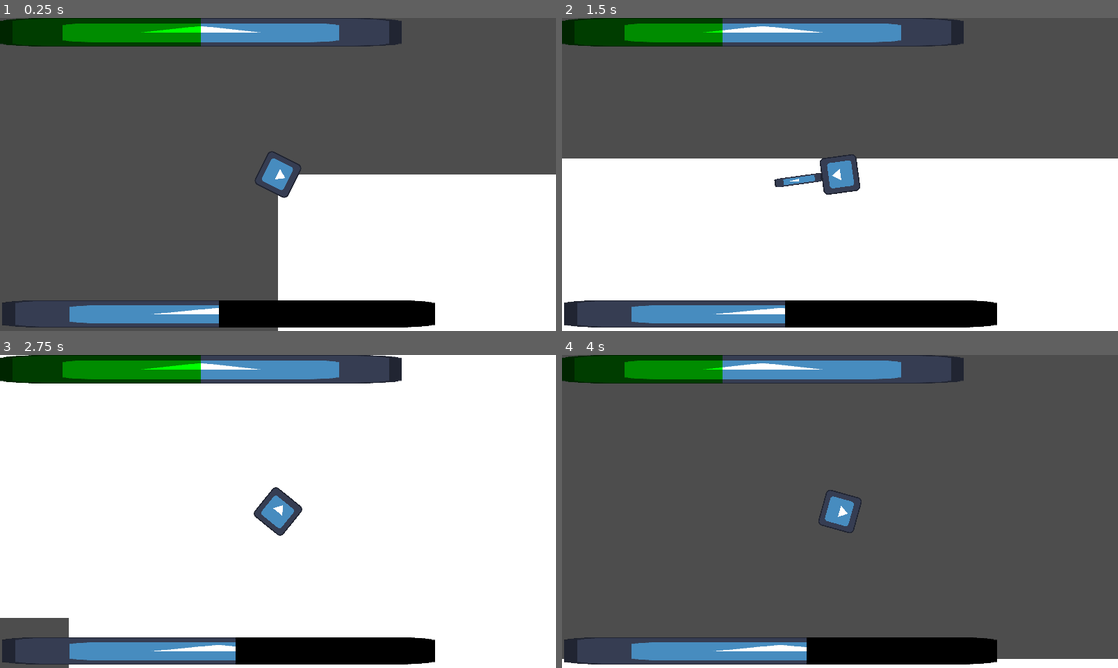
Above: before the commit, frames 1-4 (two rows, left to right).
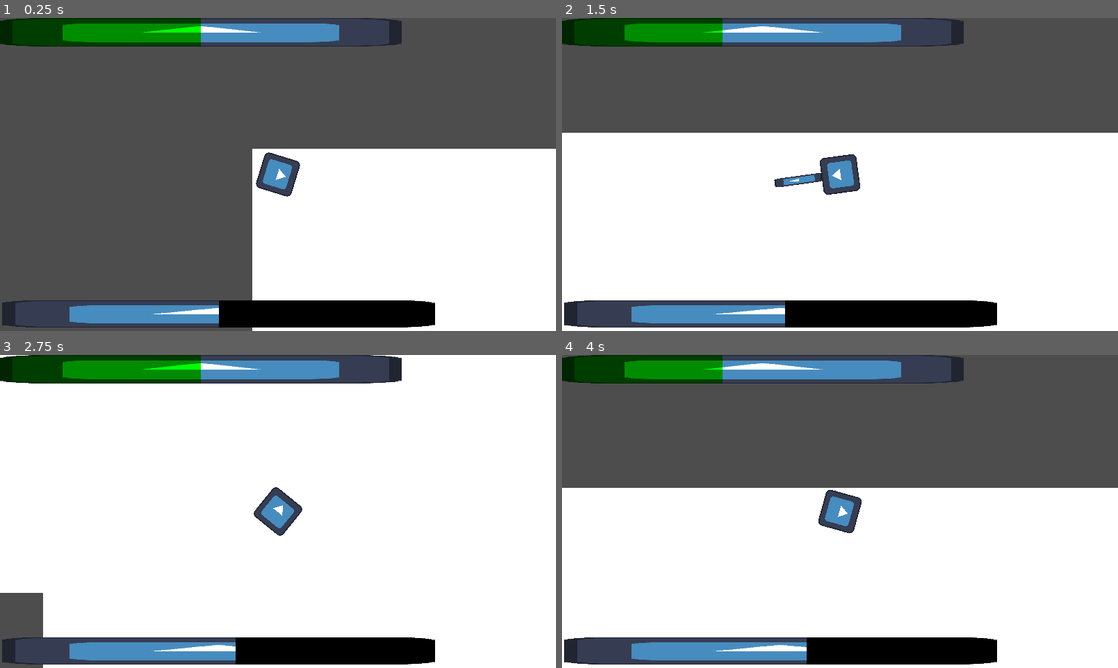
Above: after the commit, the same moments.

Repository: bigmonmulgrew/GodotJam70
Game: Godot game, scene res://Levels/DELETEMETEST.tscn
Same seed, same stepped clock (60 frames per second), same inputs: the game is played once before the commit and once after it. The engine's default icon, where the game draws it, is replaced by a stand-in: a white triangle on a blue panel in a dark square.
Inputs (mouse positions are in pixels of both pictures, inside the frame that each line leads up to):
- Up to frame 1 (0.25 s): no input
- Up to frame 2 (1.5 s): tap Enter at 0.5 s; move the mouse to (962, 158) at 0.52 s; hold D (move_right) 0.53-1.28 s; tap Shift (defensive_action) at 0.6 s; move the mouse to (728, 190) at 1.27 s; hold S (move_down) from 1.28 s (still down); click (728, 190) at 1.35 s
- Up to frame 3 (2.75 s): move the mouse to (333, 442) at 2.02 s; release S (move_down) at 2.03 s; hold D (move_right) from 2.03 s (still down); right-click (333, 442) at 2.1 s
- Up to frame 4 (4 s): move the mouse to (812, 574) at 2.77 s; release D (move_right) at 2.78 s; hold W (move_up) 2.78-3.53 s; tap Shift (defensive_action) at 2.85 s; move the mouse to (1006, 558) at 3.52 s; hold A (move_left) from 3.53 s (still down); click (1006, 558) at 3.6 s

The runs differ from the first frame. In frame 1, 6.0% of the frame differs, in the area x 45-100%, y 41-100%; in frame 2, 8.2%; in frame 3, 1.0%; in frame 4, 49%, in the area x 0-100%, y 42-98%.

Commit message:
Damage Element and Static Damage Element complete
Worked on bounce behaviour as a group, changed from adding velocity to setting velocity.

Added bounce_force as export variable, as this is the set velocity.

If vector is zero (edge case), it gets difference in locations to find direction.

Also changed layers for walls to make sure the player collides with them.

Diff:
--- a/Scenes/Components/static_damage_element.tscn
+++ b/Scenes/Components/static_damage_element.tscn
@@ -4,7 +4,7 @@
 [ext_resource type="Script" path="res://Scripts/Components/static_damage_element.gd" id="1_tsi31"]
 
 [sub_resource type="RectangleShape2D" id="RectangleShape2D_8fkes"]
-size = Vector2(24, 16)
+size = Vector2(126, 126)
 
 [sub_resource type="RectangleShape2D" id="RectangleShape2D_wcaj7"]
 size = Vector2(128, 128)
@@ -27,3 +27,4 @@
 shape = SubResource("RectangleShape2D_wcaj7")
 
 [connection signal="body_entered" from="Area2D" to="." method="_on_body_entered"]
+[connection signal="body_exited" from="Area2D" to="." method="_on_body_exited"]
--- a/Scenes/empty_arena.tscn
+++ b/Scenes/empty_arena.tscn
@@ -43,6 +43,7 @@
 [node name="Walls" type="Node" parent="."]
 
 [node name="Wall" type="StaticBody2D" parent="Walls"]
+collision_layer = 4
 
 [node name="CollisionShape2D" type="CollisionShape2D" parent="Walls/Wall"]
 position = Vector2(-20, 96)
@@ -50,6 +51,7 @@
 
 [node name="Wall2" type="StaticBody2D" parent="Walls"]
 position = Vector2(0, 456)
+collision_layer = 4
 
 [node name="CollisionShape2D" type="CollisionShape2D" parent="Walls/Wall2"]
 position = Vector2(-20, 92)
@@ -57,6 +59,7 @@
 
 [node name="Wall3" type="StaticBody2D" parent="Walls"]
 position = Vector2(1192, 456)
+collision_layer = 4
 
 [node name="CollisionShape2D" type="CollisionShape2D" parent="Walls/Wall3"]
 position = Vector2(-20, 92)
@@ -64,6 +67,7 @@
 
 [node name="Wall4" type="StaticBody2D" parent="Walls"]
 position = Vector2(1192, 0)
+collision_layer = 4
 
 [node name="CollisionShape2D" type="CollisionShape2D" parent="Walls/Wall4"]
 position = Vector2(-20, 96)
@@ -72,6 +76,7 @@
 [node name="Wall5" type="StaticBody2D" parent="Walls"]
 position = Vector2(192, 0)
 rotation = 1.5708
+collision_layer = 4
 
 [node name="CollisionShape2D" type="CollisionShape2D" parent="Walls/Wall5"]
 position = Vector2(-20.5, -386)
@@ -79,6 +84,7 @@
 
 [node name="Wall6" type="StaticBody2D" parent="Walls"]
 position = Vector2(1000, 200)
+collision_layer = 4
 
 [node name="CollisionShape2D" type="CollisionShape2D" parent="Walls/Wall6"]
 position = Vector2(-20, 120)
@@ -87,6 +93,7 @@
 [node name="Wall7" type="StaticBody2D" parent="Walls"]
 position = Vector2(192, 688)
 rotation = 1.5708
+collision_layer = 4
 
 [node name="CollisionShape2D" type="CollisionShape2D" parent="Walls/Wall7"]
 position = Vector2(-19, -384)
@@ -94,6 +101,7 @@
 
 [node name="Wall8" type="StaticBody2D" parent="Walls"]
 position = Vector2(192, 200)
+collision_layer = 4
 
 [node name="CollisionShape2D" type="CollisionShape2D" parent="Walls/Wall8"]
 position = Vector2(-20, 143)
@@ -102,6 +110,7 @@
 [node name="Wall9" type="StaticBody2D" parent="Walls"]
 position = Vector2(96, 216)
 rotation = 1.5708
+collision_layer = 4
 
 [node name="CollisionShape2D" type="CollisionShape2D" parent="Walls/Wall9"]
 position = Vector2(-0.5625, 0)
@@ -110,6 +119,7 @@
 [node name="Wall10" type="StaticBody2D" parent="Walls"]
 position = Vector2(1056, 216)
 rotation = 1.5708
+collision_layer = 4
 
 [node name="CollisionShape2D" type="CollisionShape2D" parent="Walls/Wall10"]
 position = Vector2(-0.5625, 0)
@@ -118,6 +128,7 @@
 [node name="Wall11" type="StaticBody2D" parent="Walls"]
 position = Vector2(1064, 424)
 rotation = 1.5708
+collision_layer = 4
 
 [node name="CollisionShape2D" type="CollisionShape2D" parent="Walls/Wall11"]
 position = Vector2(0.9375, -16)
@@ -126,6 +137,7 @@
 [node name="Wall12" type="StaticBody2D" parent="Walls"]
 position = Vector2(64, 424)
 rotation = 1.5708
+collision_layer = 4
 
 [node name="CollisionShape2D" type="CollisionShape2D" parent="Walls/Wall12"]
 position = Vector2(1.125, 7.99999)
--- a/Scripts/Components/static_damage_element.gd
+++ b/Scripts/Components/static_damage_element.gd
@@ -1,6 +1,7 @@
 extends StaticBody2D
 
 @export var damage_amount: int = 2
+@export var bounce_force: float = 1000
 @onready var health_component
 
 # Called when the node enters the scene tree for the first time.
@@ -17,10 +18,9 @@
 	health_component = body.get_node("HealthComponent")
 	health_component.remove_health(damage_amount)
 	var direction = body.velocity.normalized()
-	print(str(direction * -1))
-	if direction.x != 0:
-		direction.x *= -1
-		body.velocity.x += 1000 * direction.x
-	if direction.y != 0:
-		direction.y *= -1
-		body.velocity.y += 1000 * direction.y
+	if direction == Vector2.ZERO:
+		direction = global_position - body.global_position
+		direction = direction.normalized()
+	print(direction)
+
+	body.velocity = -direction * bounce_force
